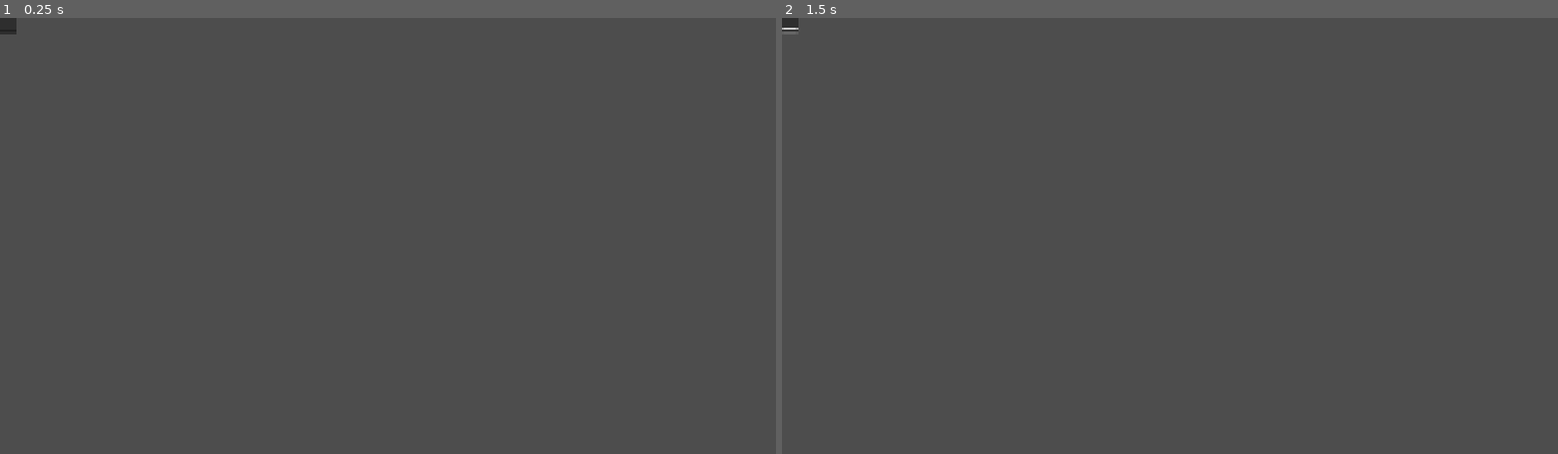
Above: before the commit, frames 1-2 (left to right).
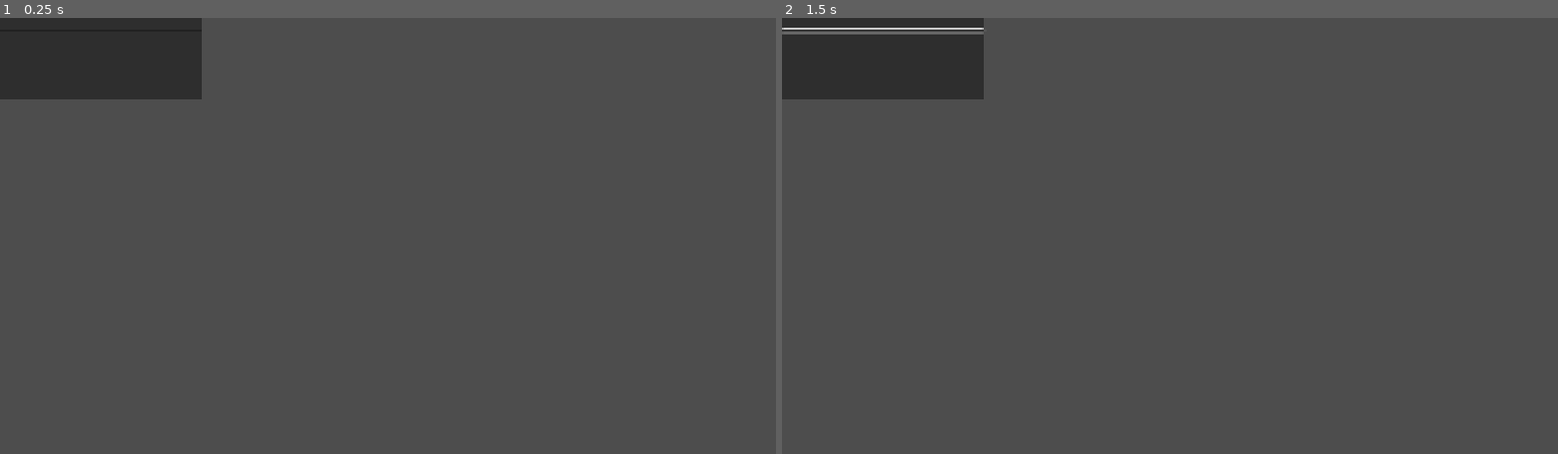
Above: after the commit, the same moments.

Repository: cyberstrgg/LitterBees
Game: Godot game, scene res://room_slot.tscn
The game is run twice, just before and just after one commit, with the same random seed, the same clock (stepped at 60 frames per second) and the same inputs. This scene is started directly instead of the project's main scene.
Inputs (mouse positions are in pixels of both pictures, inside the frame that each line leads up to; where the layout moved, square brackets give the same spot in the first picture):
- Up to frame 1 (0.25 s): no input
- Up to frame 2 (1.5 s): click (882, 31) [789, 31] at 0.5 s; click (882, 31) [789, 31] at 1.25 s

The runs differ from the first frame. In frame 1, 4.8% of the frame differs, in the area x 0-26%, y 0-19%; in frame 2, 4.7%.

Commit message:
Update room_slot.tscn

Diff:
--- a/room_slot.tscn
+++ b/room_slot.tscn
@@ -5,6 +5,7 @@
 offset_bottom = 40.0
 
 [node name="PanelContainer" type="VBoxContainer" parent="."]
+custom_minimum_size = Vector2(500, 200)
 layout_mode = 2
 
 [node name="InfoLabel" type="Label" parent="PanelContainer"]
